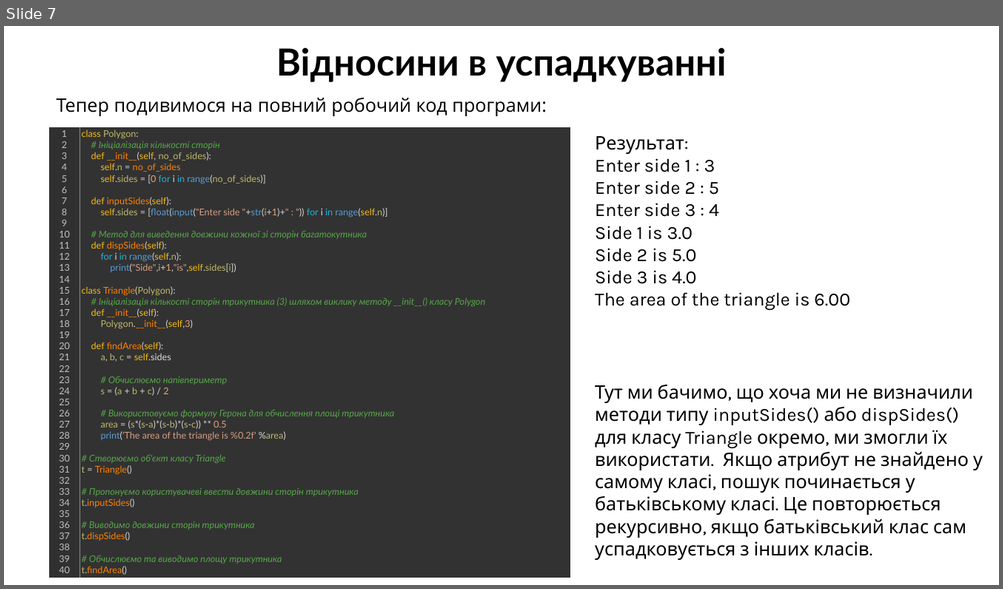
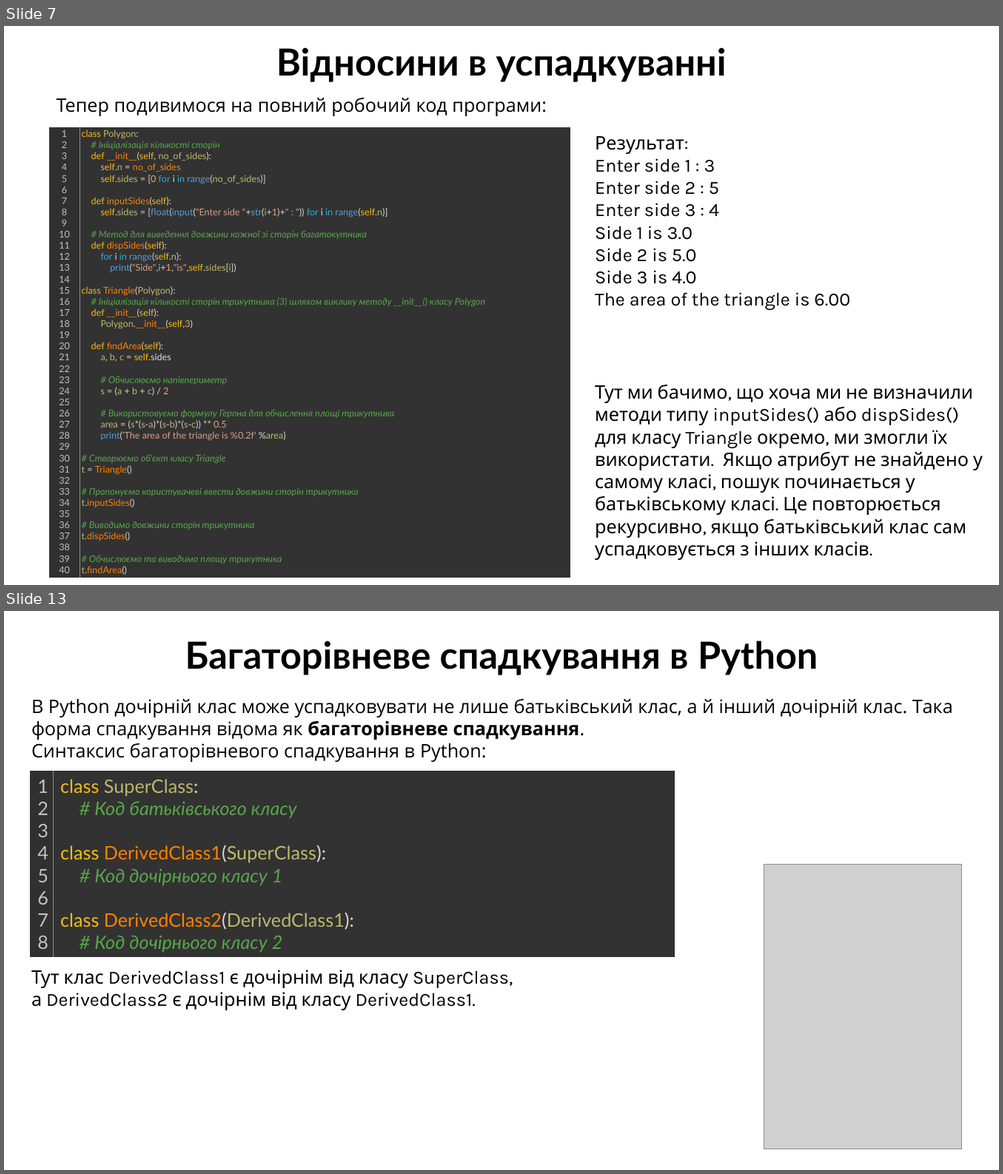
Before and after one commit to arg3ntuum/PythonCourse, a slide deck: Python Урок 18 Спадкування.pptx. Shown one above the other, each under a label of ours: slide 7 before the commit, slides 7 and 13 after it; the slides between them are not shown. The pictures are 1003x589 and 1003x1174 pixels, drawn with LibreOffice and Linux fonts; fonts in the diff are those of the drawing; grey boxes stand for pictures. Boxes give left, top, right and bottom in pixels: in the first picture for what was removed or moved away, otherwise in the second. Text is boxed around its words. In the diff, an @@ line names an element or a change of style, - is before the commit and + after.

```diff
--- a/Python Урок 18 Спадкування.pptx
+++ b/Python Урок 18 Спадкування.pptx
@@ slide 13 added at (x1=4, y1=611, x2=999, y2=1170), background #FFFFFF @@
@@ text added at (x1=185, y1=641, x2=817, y2=675), 36 pt, text #000000, bold @@
+Багаторівневе спадкування в Python
@@ text added at (x1=31, y1=698, x2=953, y2=762), 18 pt, text #000000 @@
+В Python дочірній клас може успадковувати не лише батьківський клас, а й інший дочірній клас. Така форма спадкування відома як багаторівневе спадкування.
+Синтаксис багаторівневого спадкування в Python:
@@ table added at (x1=30, y1=771, x2=674, y2=957), 1 rows, 2 columns @@
+1 / 2 / 3 / 4 / 5 / 6 / 7 / 8 | class SuperClass: / # Код батьківського класу / class DerivedClass1(SuperClass): / # Код дочірнього класу 1 / class DerivedClass2(DerivedClass1): / # Код дочірнього класу 2
@@ picture added at (x1=763, y1=864, x2=962, y2=1150) @@
@@ text added at (x1=31, y1=970, x2=512, y2=1011), 18 pt, text #000000 @@
+Тут клас DerivedClass1 є дочірнім від класу SuperClass, а DerivedClass2 є дочірнім від класу DerivedClass1.
```
Also in this commit, not shown: 1 slide changed, 6 other slides added, 6 other files.
